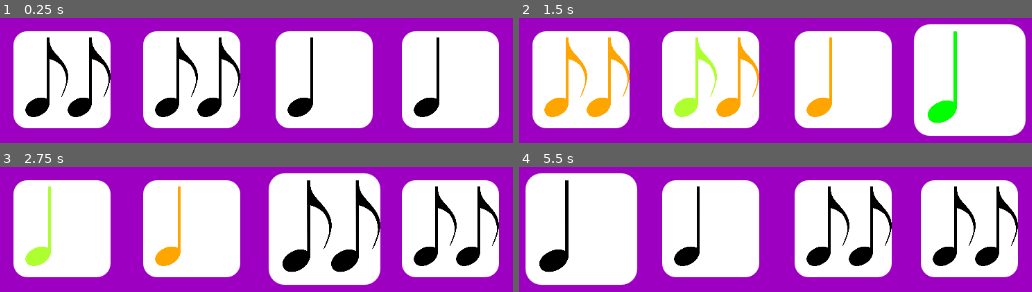
Above: before the commit, frames 1-4 (two rows, left to right).
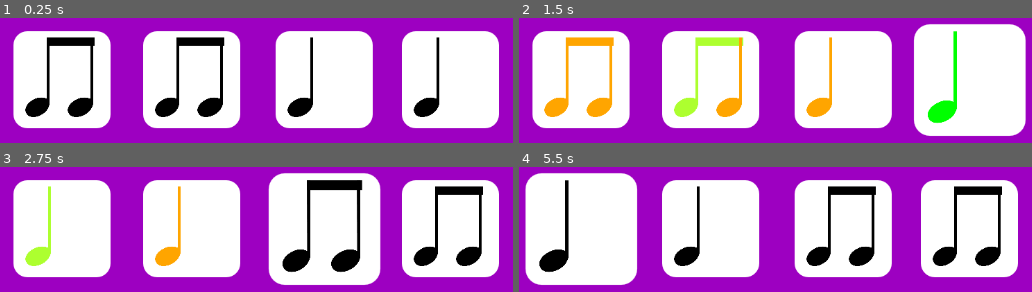
Above: after the commit, the same moments.

Repository: firesmoker/rhythmcards
Game: Godot game, scene res://game.tscn
Two runs of this game, one before a commit and one after it. Both use one fixed random seed, a clock stepped at 60 frames per second and the inputs below.
Inputs:
- Up to frame 1 (0.25 s): no input
- Up to frame 2 (1.5 s): hold Space (play) 0.53-1.28 s; tap Space (play) at 1.35 s
- Up to frame 3 (2.75 s): hold Space (play) from 2.03 s (still down)
- Up to frame 4 (5.5 s): release Space (play) at 2.78 s; tap Space (play) at 2.85, 4.35 s; hold Space (play) 3.53-4.28 s; tap Enter at 4.25 s; hold Space (play) from 5.03 s (still down)

The runs differ from the first frame. In frame 1, 3.2% of the frame differs, in the area x 9-47%, y 15-80%; in frame 2, 3.2%; in frame 3, 3.8%, in the area x 59-98%, y 10-84%; in frame 4, 3.3%.

Commit message:
eigth note visual logic

Diff:
--- a/scenes/note.tscn
+++ b/scenes/note.tscn
@@ -1,8 +1,9 @@
-[gd_scene load_steps=4 format=3 uid="uid://c21eil72ud0ue"]
+[gd_scene load_steps=5 format=3 uid="uid://c21eil72ud0ue"]
 
 [ext_resource type="Texture2D" uid="uid://bgps7v7d7tvj1" path="res://images/quarter-note2.png" id="1_t3yvt"]
 [ext_resource type="Script" uid="uid://dm7wmdgka23av" path="res://scripts/note.gd" id="2_1bnk6"]
 [ext_resource type="Texture2D" uid="uid://bko838ilhcqbr" path="res://images/eigth-note2.png" id="3_43c4j"]
+[ext_resource type="Texture2D" uid="uid://thlr6b5ptjdn" path="res://images/eigth_first.png" id="3_njo4t"]
 
 [node name="Note1" type="TextureRect"]
 modulate = Color(0, 0, 0, 1)
@@ -14,4 +15,6 @@
 expand_mode = 3
 script = ExtResource("2_1bnk6")
 quarter_image = ExtResource("1_t3yvt")
+first_eigth_image = ExtResource("3_njo4t")
+second_eigth_image = ExtResource("1_t3yvt")
 single_eigth_image = ExtResource("3_43c4j")
--- a/scripts/note.gd
+++ b/scripts/note.gd
@@ -24,6 +24,6 @@
 			"eigth-single":
 				texture = single_eigth_image
 			"eigth-first":
-				pass
+				texture = first_eigth_image
 			"eigth-second":
-				pass
+				texture = second_eigth_image
--- a/scripts/note_card.gd
+++ b/scripts/note_card.gd
@@ -21,6 +21,7 @@
 func set_notes_visibility() -> void:
 	note_1.visible = false
 	note_2.visible = false
+	var index: int = 0
 	for note in notes_dictionary:
 		if notes_dictionary[note]["game_object"] != null:
 			notes_dictionary[note]["game_object"].visible = true
@@ -29,9 +30,30 @@
 				0.25:
 					note_duration = "quarter"
 				0.125:
-					note_duration = "eigth-single"
+					match decide_eigths_type():
+						"single":
+							note_duration = "eigth-single"
+						"double":
+							if index == 0:
+								note_duration = "eigth-first"
+							else:
+								note_duration = "eigth-second"
 			notes_dictionary[note]["game_object"].set_note(note_duration)
-
+		index += 1
+
+func decide_eigths_type() -> String:
+	var eighth_type: String = "single" # decide if this or double_eigth
+	var eigth_counter: int = 0
+	for note in notes_dictionary:
+		if notes_dictionary[note]["game_object"] != null:
+			var note_duration: String
+			match notes_dictionary[note]["duration"]:
+				0.125:
+					eigth_counter += 1
+			notes_dictionary[note]["game_object"].set_note(note_duration)
+	if eigth_counter == 2:
+		eighth_type = "double"
+	return eighth_type
 
 func round_changed_effects(stage_index: int) -> void:
 	if stage_index < game.stage_note_arrays.size():
Binary file added: images/eigth_first.png
Not shown, added: images/eigth_first.png.import
